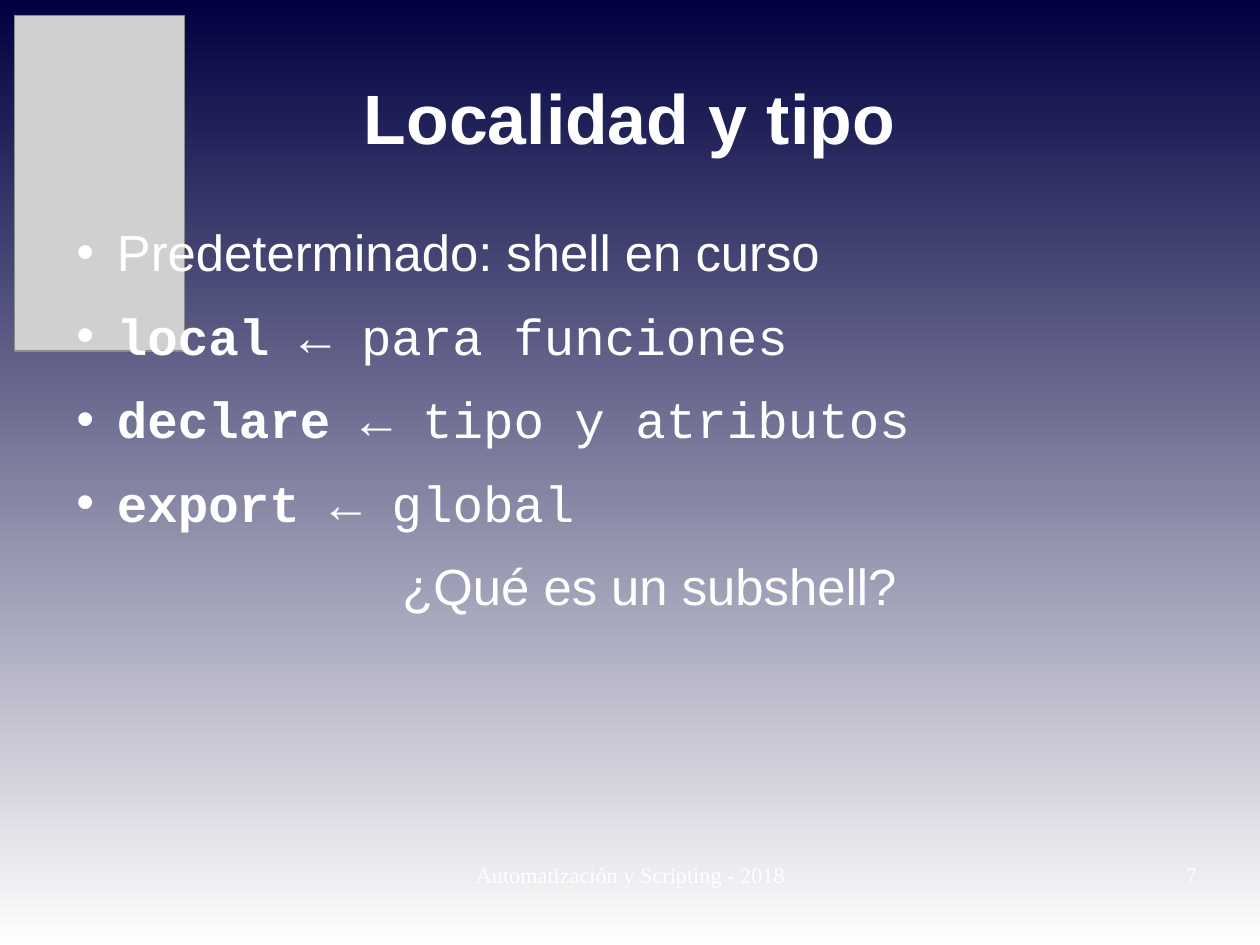
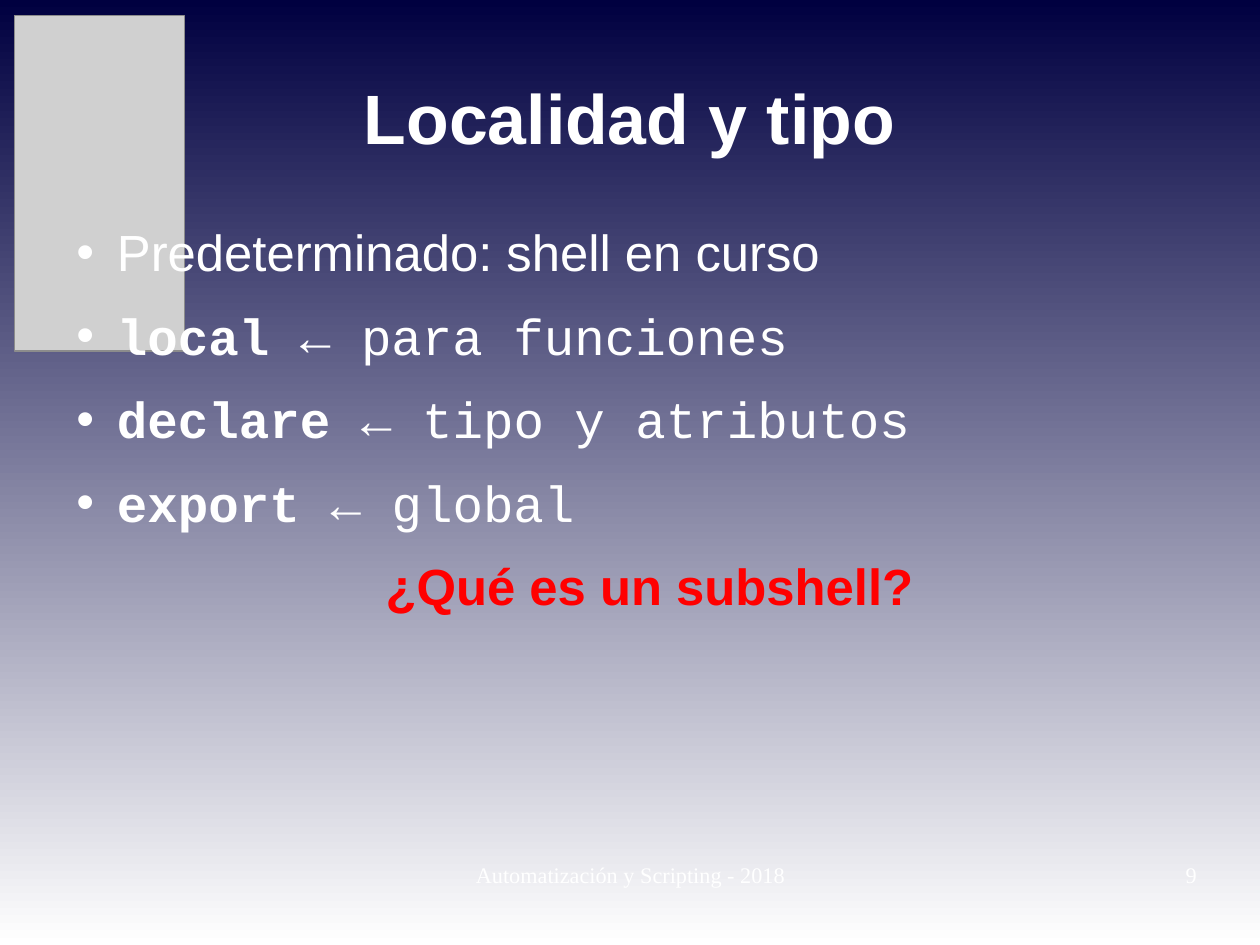
Before and after one commit to niniadcobre/-AutoyScripting, a slide deck: slide 9 of clases/AYS_clase03.odp (slide 7 before the commit). Drawn at 1260x945 pixels with LibreOffice and Linux fonts; fonts in the diff are those of the drawing; grey boxes stand for pictures. Boxes give left, top, right and bottom in pixels: in the first picture for what was removed or moved away, otherwise in the second. Text is boxed around its words. In the diff, an @@ line names an element or a change of style, - is before the commit and + after.

```diff
--- a/clases/AYS_clase03.odp
+++ b/clases/AYS_clase03.odp
@@ text at [386, 567, 913, 615]: text colour #FFFFFF to #FF0000, bold on in "¿Qué es un subshell?" @@
```
Also in this commit, not shown: 1 other slide changed, 2 slides added.
